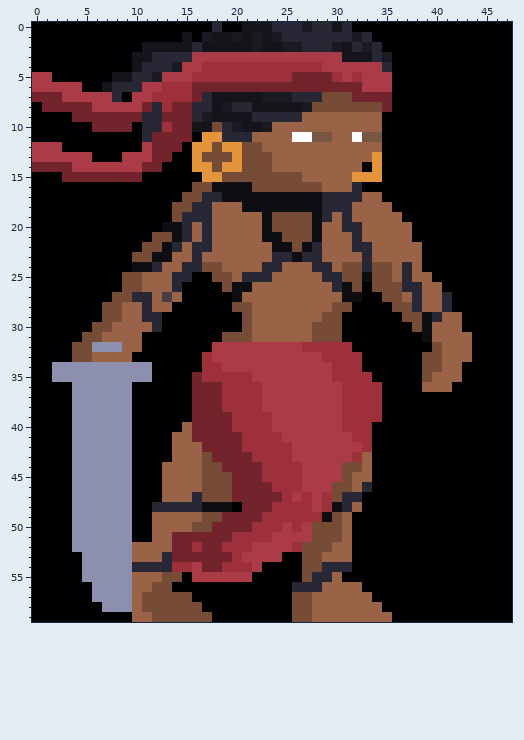
Two states of a pixel-art sprite, System_Analysis_And_Design_CMPSC_140/TLKM/data/images/entities/player/idle/09.png. The picture above is the old version.
The file is 48x60 pixels.
Once edited:
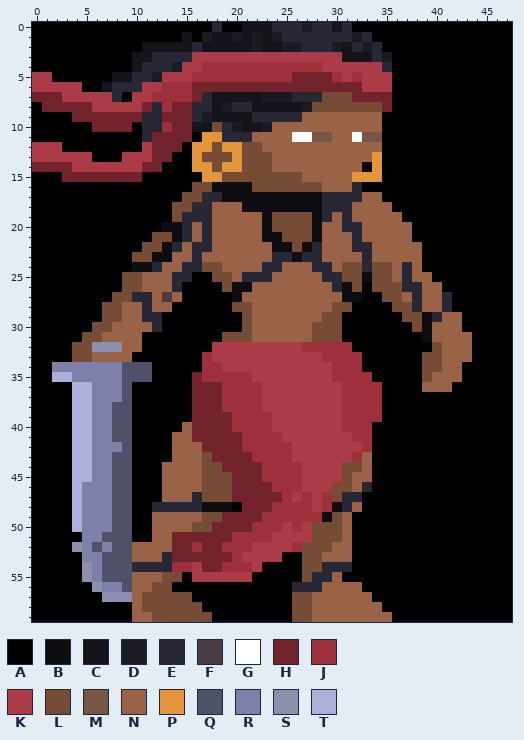
Palette (. is transparent): A #000000  B #0d0d12  C #14141a  D #1a1a23  E #272736  F #4b3d44  G #ffffff  H #72232b  J #9d303b  K #ab3b47  L #774c37  M #775644  N #9a6348  P #e4943a  Q #505168  R #7d80a9  S #8c8fae  T #acafd8
The exact change:
@@ x 0..13 @@
 33 AAAALLNNNNAAAA
-34 AASSSSSSSSSSAA
-35 AASSSSSSSSSSAA
-36 AAAASSSSSSAAAA
-37 AAAASSSSSSAAAA
-38 AAAASSSSSSAAAA
-39 AAAASSSSSSAAAA
-40 AAAASSSSSSAAAA
-41 AAAASSSSSSAAAA
-42 AAAASSSSSSAAAA
-43 AAAASSSSSSAAAA
-44 AAAASSSSSSAAAN
-45 AAAASSSSSSAAAN
-46 AAAASSSSSSAAAN
-47 AAAASSSSSSAAAN
-48 AAAASSSSSSAAEE
-49 AAAASSSSSSAANN
-50 AAAASSSSSSAANN
-51 AAAASSSSSSAANN
-52 AAAASSSSSSNNNN
-53 AAAAASSSSSNNNE
-54 AAAAASSSSSEEEE
-55 AAAAASSSSSNNNL
-56 AAAAAASSSSNNLL
-57 AAAAAASSSSNLLL
-58 AAAAAAASSSNLLL
+34 AARRRRRRRQQQAA
+35 AATTRRRRRQQQAA
+36 AAAATTRRRQAAAA
+37 AAAATTRRRQAAAA
+38 AAAATTRRQQAAAA
+39 AAAATTRRQQAAAA
+40 AAAATTRRQQAAAA
+41 AAAATTRRQQAAAA
+42 AAAATTRRRQAAAA
+43 AAAATTRRQQAAAA
+44 AAAATTRRQQAAAN
+45 AAAATTRRQQAAAN
+46 AAAATRRRQQAAAN
+47 AAAATRRRQQAAAN
+48 AAAATRRRQQAAEE
+49 AAAATRRRQQAANN
+50 AAAATRRRQQAANN
+51 AAAAARRQQQAANN
+52 AAAASRQRQQNNNN
+53 AAAAARRQQQNNNE
+54 AAAAASRQQQEEEE
+55 AAAAASRQQQNNNL
+56 AAAAAASRRQNNLL
+57 AAAAAAASSSNLLL
+58 AAAAAAAAAANLLL
 59 AAAAAAAAAANNLL
Boxes around the changes in both pictures, in picture pixels (x1, y1, x2, y2):
changed: (52, 362, 152, 612)
